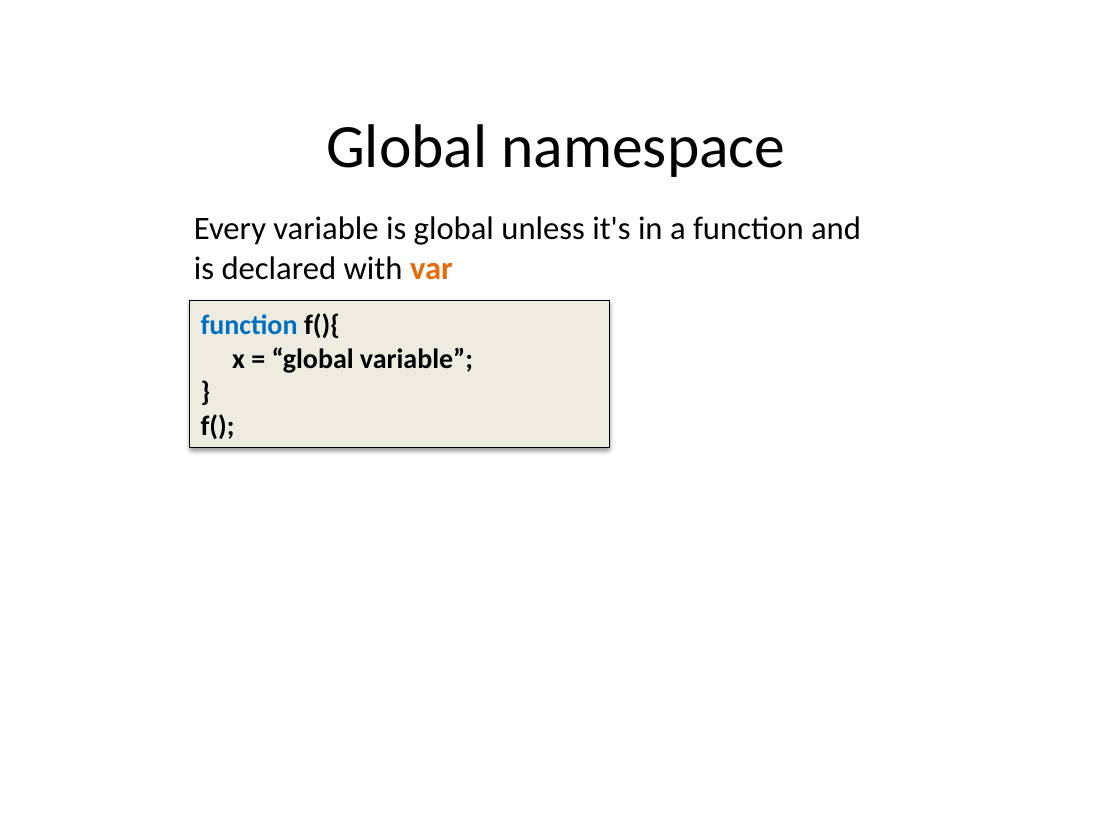
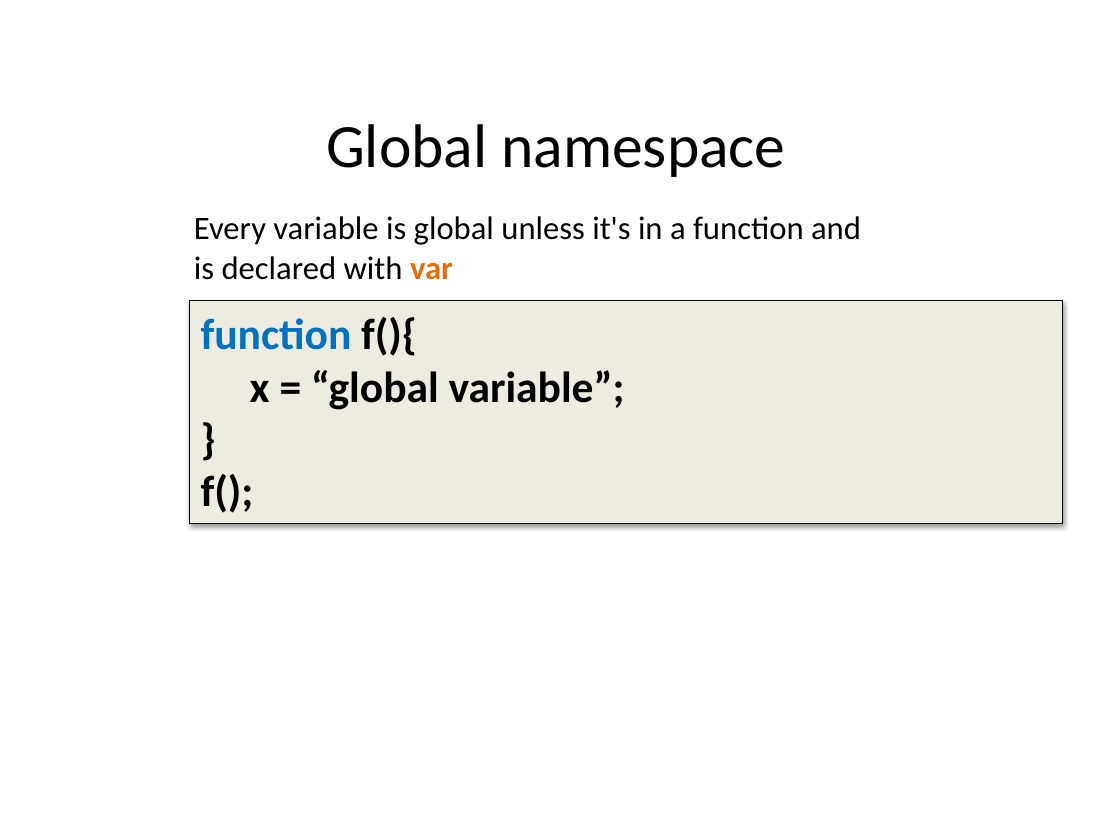
Before and after one commit to dzmitry-varabei/front-end-course, a slide deck: slide 24 of lecture-3-recap-scope/scope.pptx. Drawn at 1120x840 pixels with LibreOffice and Linux fonts; fonts in the diff are those of the drawing. Boxes give left, top, right and bottom in pixels: in the first picture for what was removed or moved away, otherwise in the second. Text is boxed around its words. In the diff, an @@ line names an element or a change of style, - is before the commit and + after.

```diff
--- a/lecture-3-recap-scope/scope.pptx
+++ b/lecture-3-recap-scope/scope.pptx
@@ rectangle "function f(){" resized from (x1=189, y1=301, x2=609, y2=448) to (x1=189, y1=301, x2=1063, y2=524) @@
@@ rectangle "function f(){" at (x1=189, y1=301, x2=1063, y2=524): size 18 to 28 pt @@
```
Also in this commit, not shown: 3 other slides changed, 6 other files.
